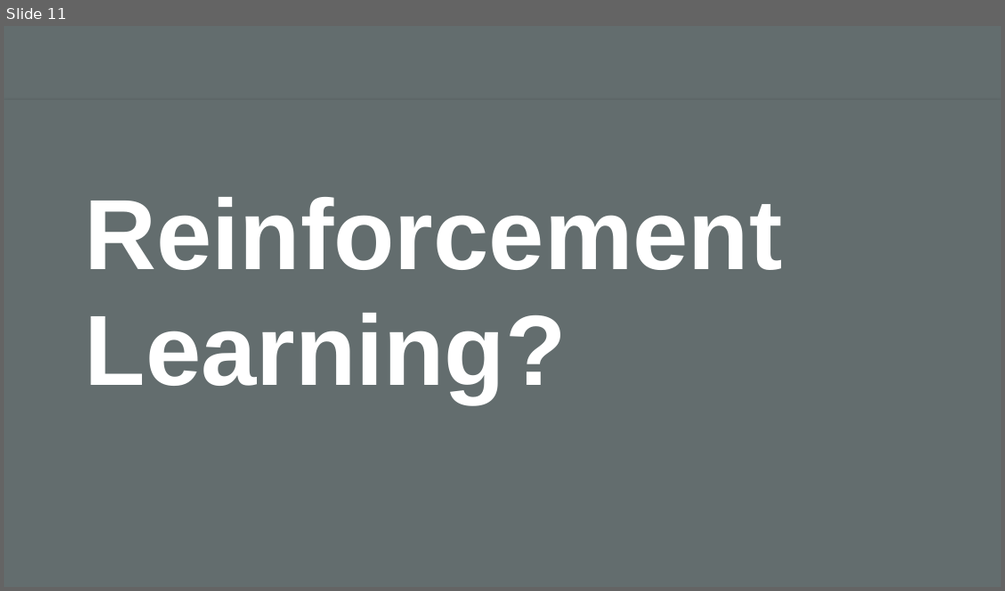
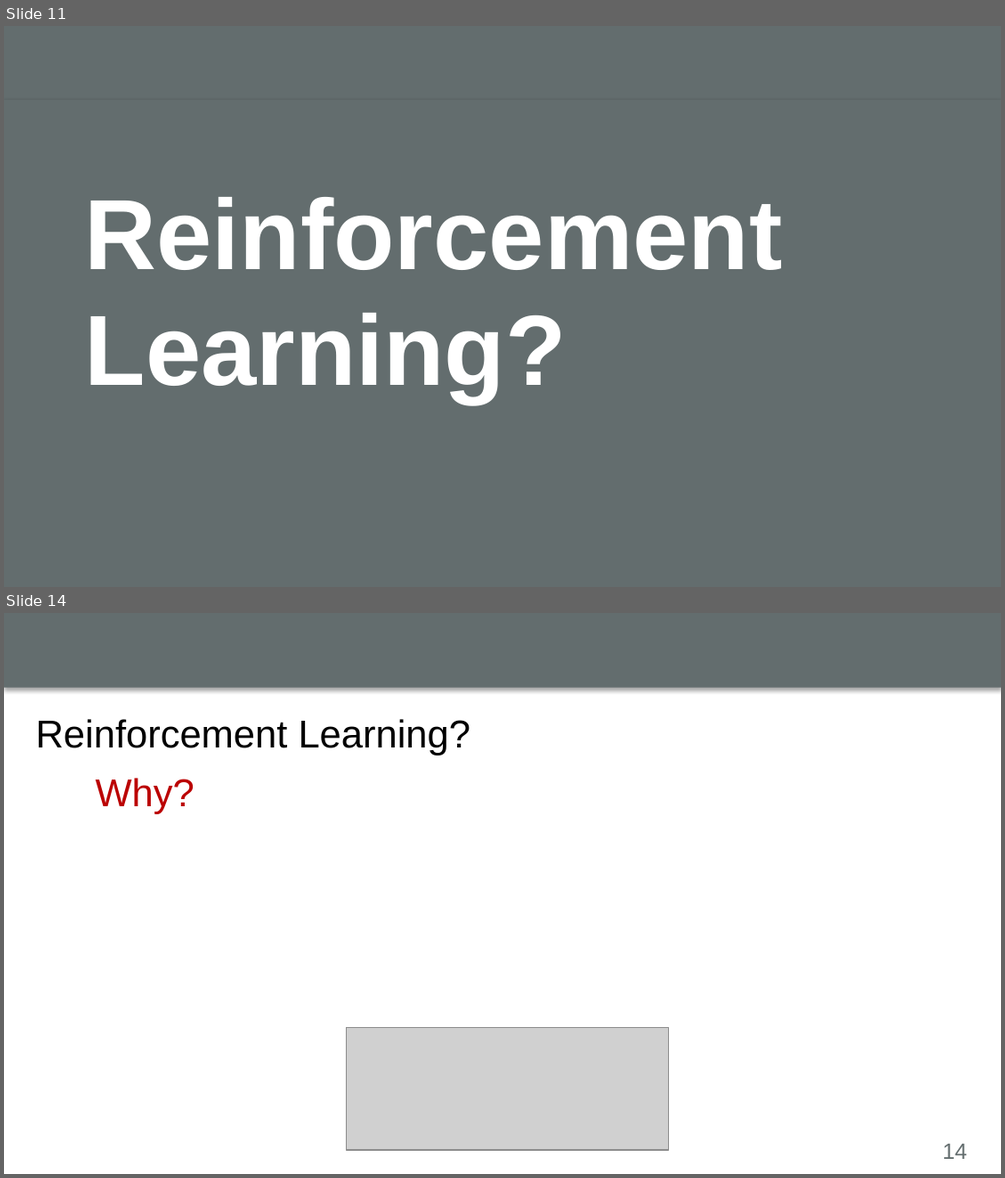
Before and after one commit to luyuliu/CSE-5194, a slide deck: presentation.pptx. Shown one above the other, each under a label of ours: slide 11 before the commit, slides 11 and 14 after it; the slides between them are not shown. The pictures are 1005x591 and 1005x1178 pixels, drawn with LibreOffice and Linux fonts; fonts in the diff are those of the drawing; grey boxes stand for pictures; background and template pictures are left out. Boxes give left, top, right and bottom in pixels: in the first picture for what was removed or moved away, otherwise in the second. Text is boxed around its words. In the diff, an @@ line names an element or a change of style, - is before the commit and + after.

```diff
--- a/presentation.pptx
+++ b/presentation.pptx
@@ slide 14 added at (4,613,1001,1174), background #FFFFFF; not listed: 1 template element that a slide beside it also shows @@
@@ title added at (36,719,471,755), 28 pt, text #000000 @@
+Reinforcement Learning?
@@ text added at (86,763,983,1133), outline #FFFFFF 0.75 pt, 28 pt, text #BB0000 @@
+Why?
@@ picture added at (347,1028,669,1151) @@
@@ page number added at (942,1143,967,1159), 16 pt, text #636D6E @@
+14
```
Also in this commit, not shown: 2 other slides added, 1 slide removed.
